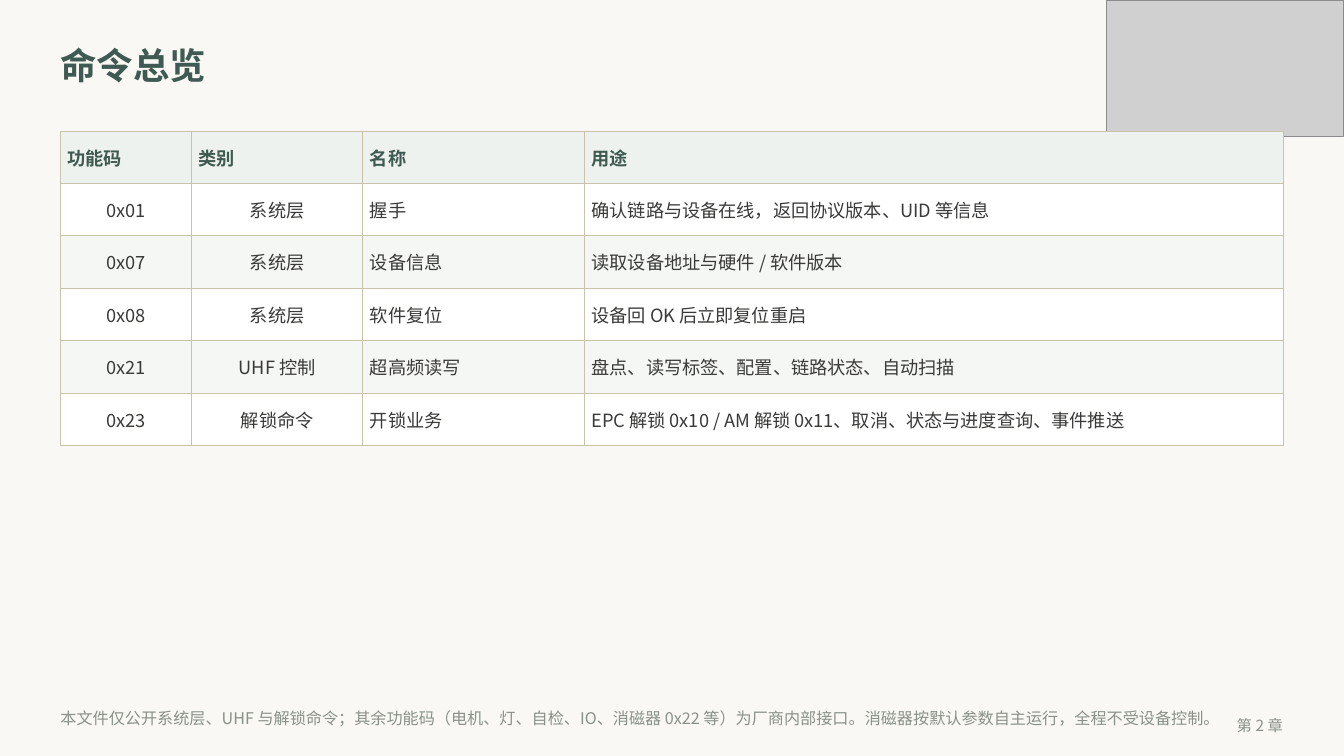
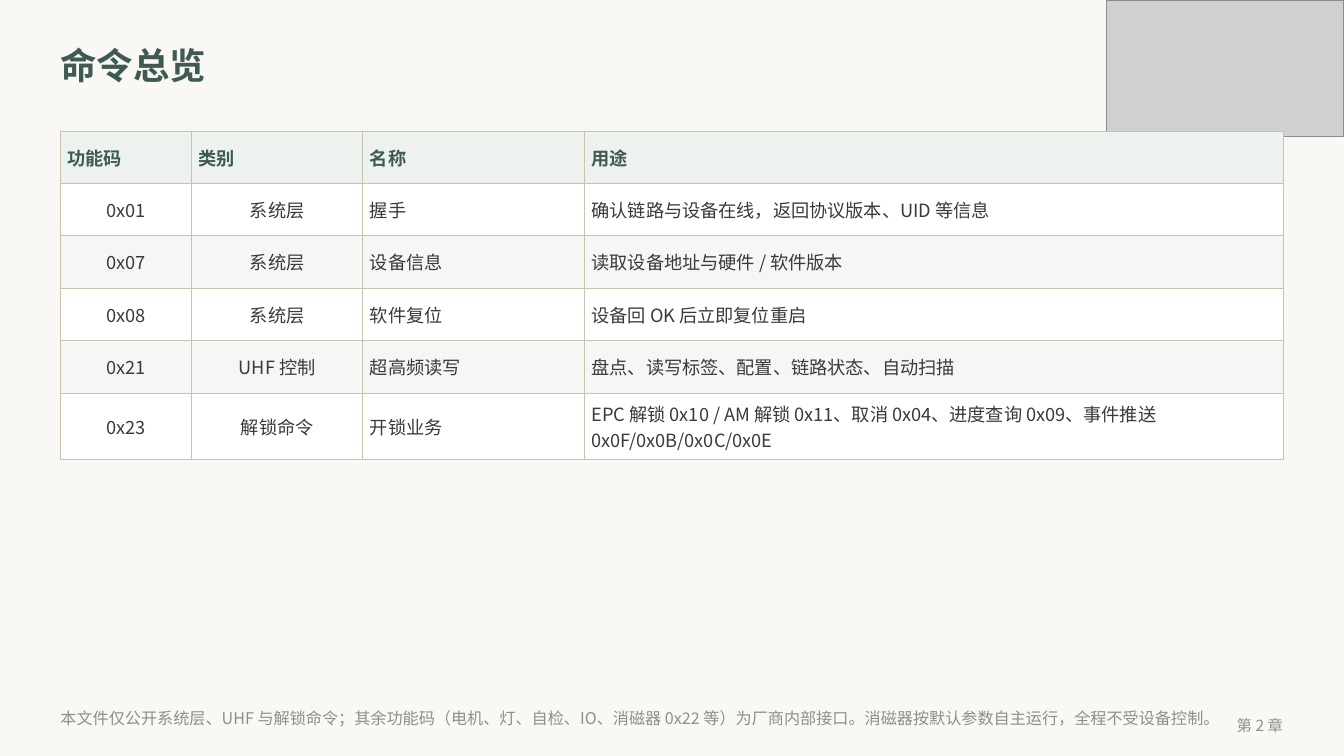
Before and after one commit to xrswnw/ZLR5401, a slide deck: slide 5 of Protocol/App_Protocol_V1.4.pptx. Drawn at 1344x756 pixels with LibreOffice and Linux fonts; fonts in the diff are those of the drawing; grey boxes stand for pictures. Boxes give left, top, right and bottom in pixels: in the first picture for what was removed or moved away, otherwise in the second. Text is boxed around its words. In the diff, an @@ line names an element or a change of style, - is before the commit and + after.

```diff
--- a/Protocol/App_Protocol_V1.4.pptx
+++ b/Protocol/App_Protocol_V1.4.pptx
@@ table at (x1=60, y1=131, x2=1284, y2=454) @@
-row 6, column 4: EPC 解锁 0x10 / AM 解锁 0x11、取消、状态与进度查询、事件推送
+row 6, column 4: EPC 解锁 0x10 / AM 解锁 0x11、取消 0x04、进度查询 0x09、事件推送 0x0F/0x0B/0x0C/0x0E
```
Also in this commit, not shown: 10 other slides changed, 1 slide added, 1 slide removed, 9 other files.
